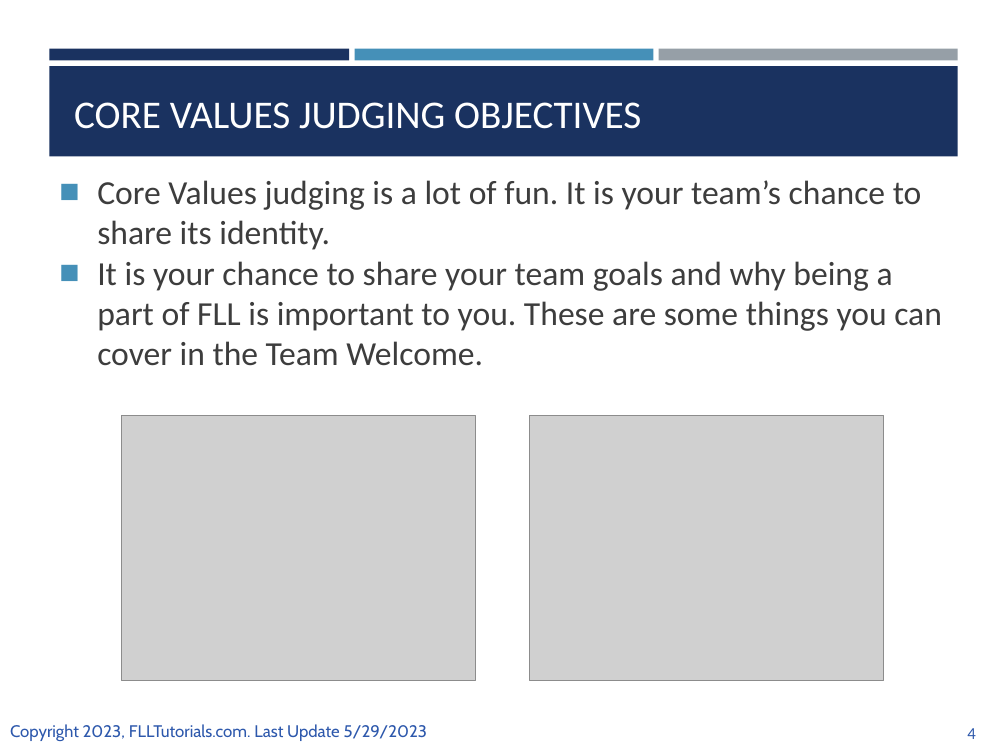
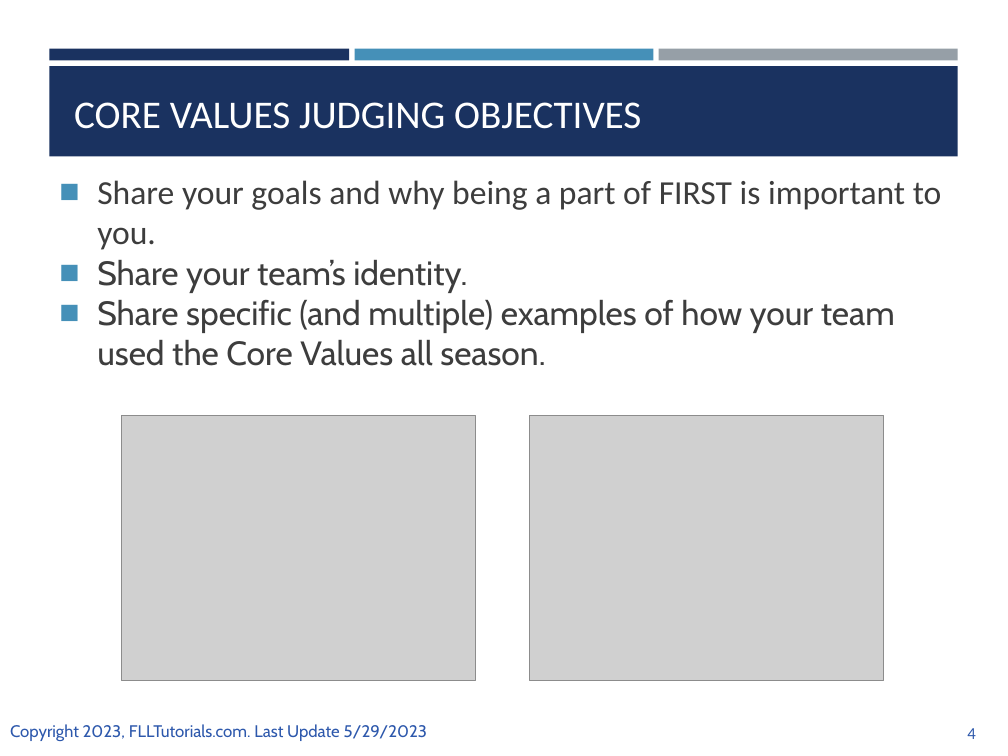
Before and after one commit to ev3lessons/FLL-Tutorials, a slide deck: slide 4 of translations/en-us/CoreValues/CVJudging.pptx. Drawn at 1008x756 pixels with LibreOffice and Linux fonts; fonts in the diff are those of the drawing; grey boxes stand for pictures. Boxes give left, top, right and bottom in pixels: in the first picture for what was removed or moved away, otherwise in the second. Text is boxed around its words. In the diff, an @@ line names an element or a change of style, - is before the commit and + after.

```diff
--- a/translations/en-us/CoreValues/CVJudging.pptx
+++ b/translations/en-us/CoreValues/CVJudging.pptx
@@ text at (x1=97, y1=180, x2=942, y2=366): text changed; font Calibri to Cabin @@
-  ■ Core Values judging is a lot of fun. It is your team’s chance to share its identity.
-  ■ It is your chance to share your team goals and why being a part of FLL is important to you. These are some things you can cover in the Team Welcome.
+  ■ Share your goals and why being a part of FIRST is important to you.
+  ■ Share your team’s identity.
+  ■ Share specific (and multiple) examples of how your team used the Core Values all season.
```
Also in this commit, not shown: 3 other slides changed, 8 other files.
